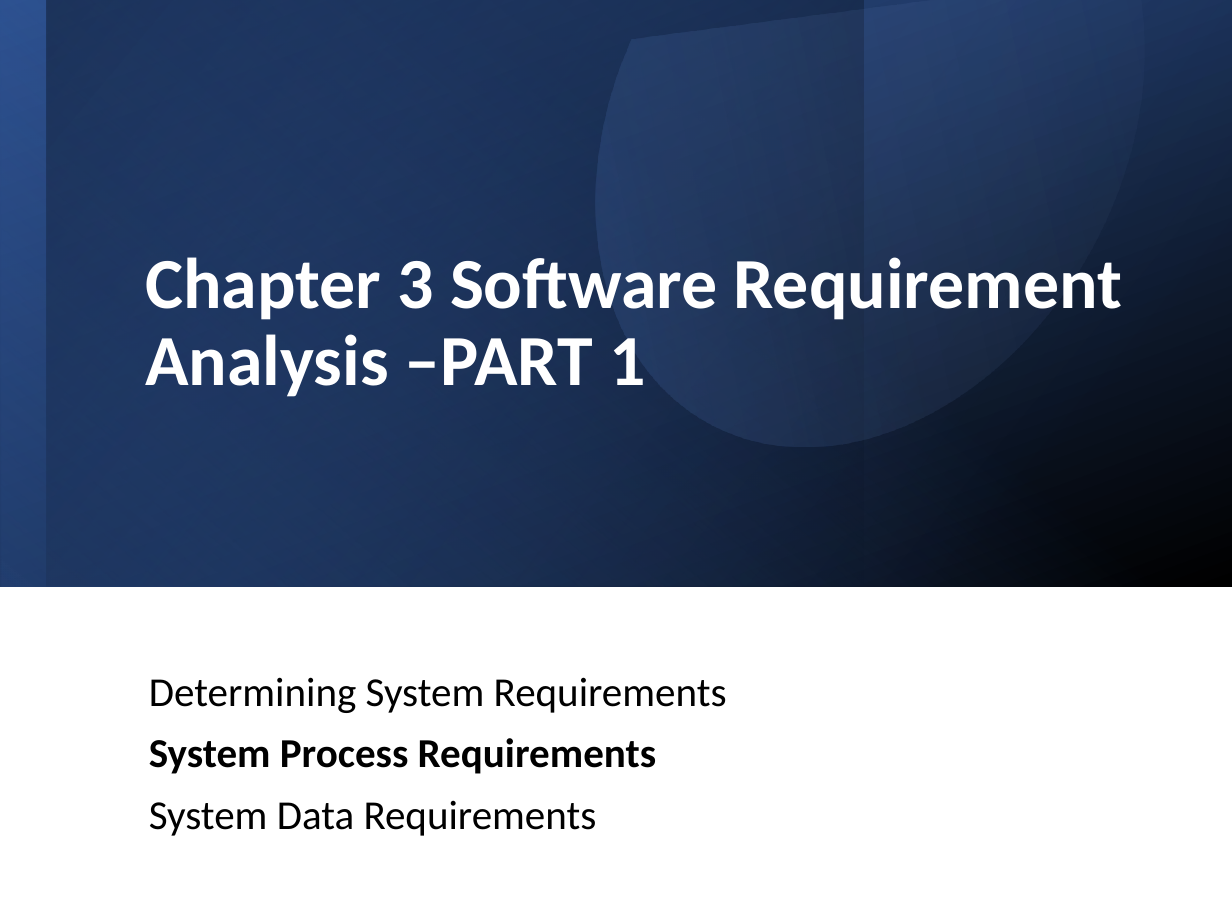
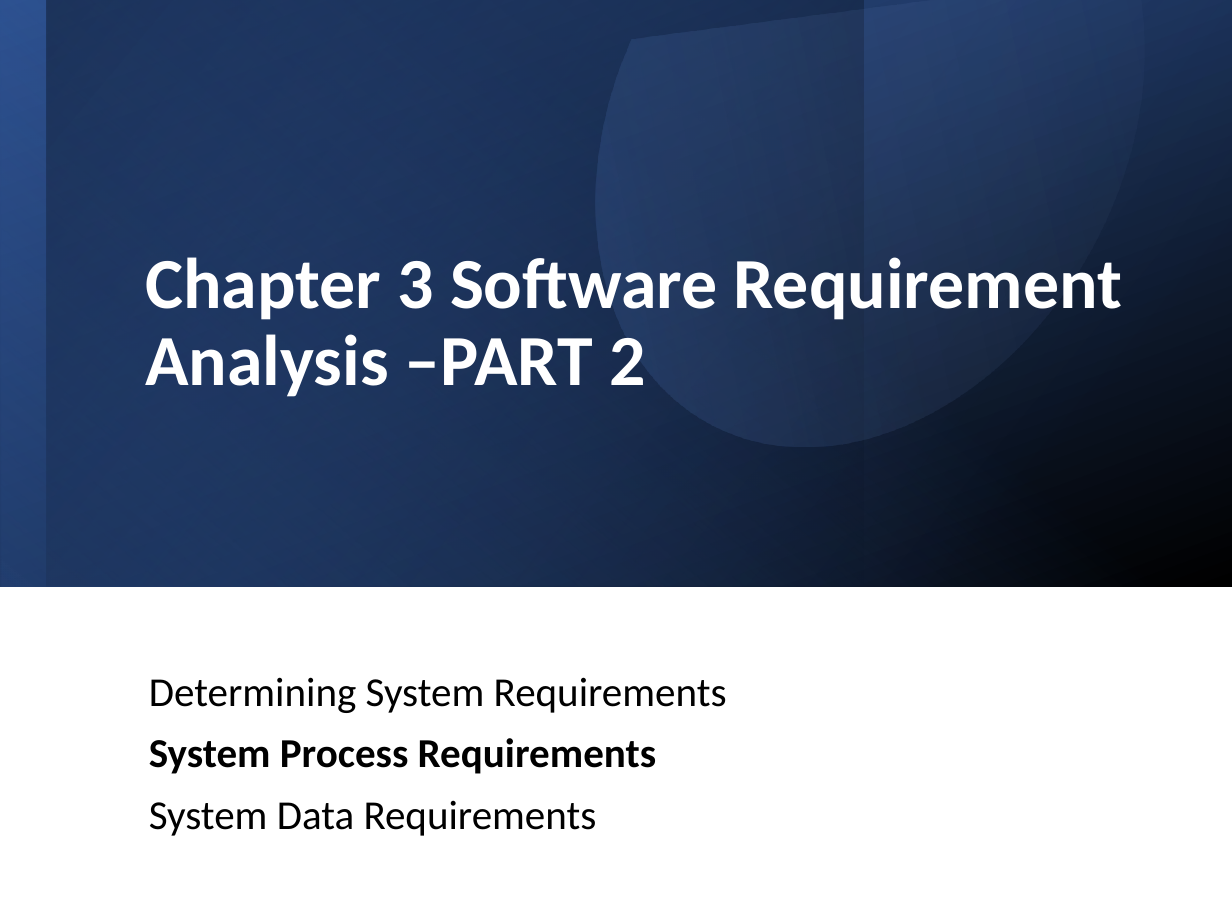
Before and after one commit to weiliang1995/UPM-Master-Software-Engineering-Course, a slide deck: slide 1 of SWE5300/Chapter 3-2 Software Analysis Requirements.pptx. Drawn at 1232x924 pixels with LibreOffice and Linux fonts; fonts in the diff are those of the drawing. Boxes give left, top, right and bottom in pixels: in the first picture for what was removed or moved away, otherwise in the second. Text is boxed around its words. In the diff, an @@ line names an element or a change of style, - is before the commit and + after.

```diff
--- a/SWE5300/Chapter 3-2 Software Analysis Requirements.pptx
+++ b/SWE5300/Chapter 3-2 Software Analysis Requirements.pptx
@@ title at [145,257,1123,397]: text changed @@
-Chapter 3 Software Requirement Analysis –PART 1
+Chapter 3 Software Requirement Analysis –PART 2
```
Also in this commit, not shown: 7 other slides changed, 9 slides added, 5 slides removed, 4 other files.
